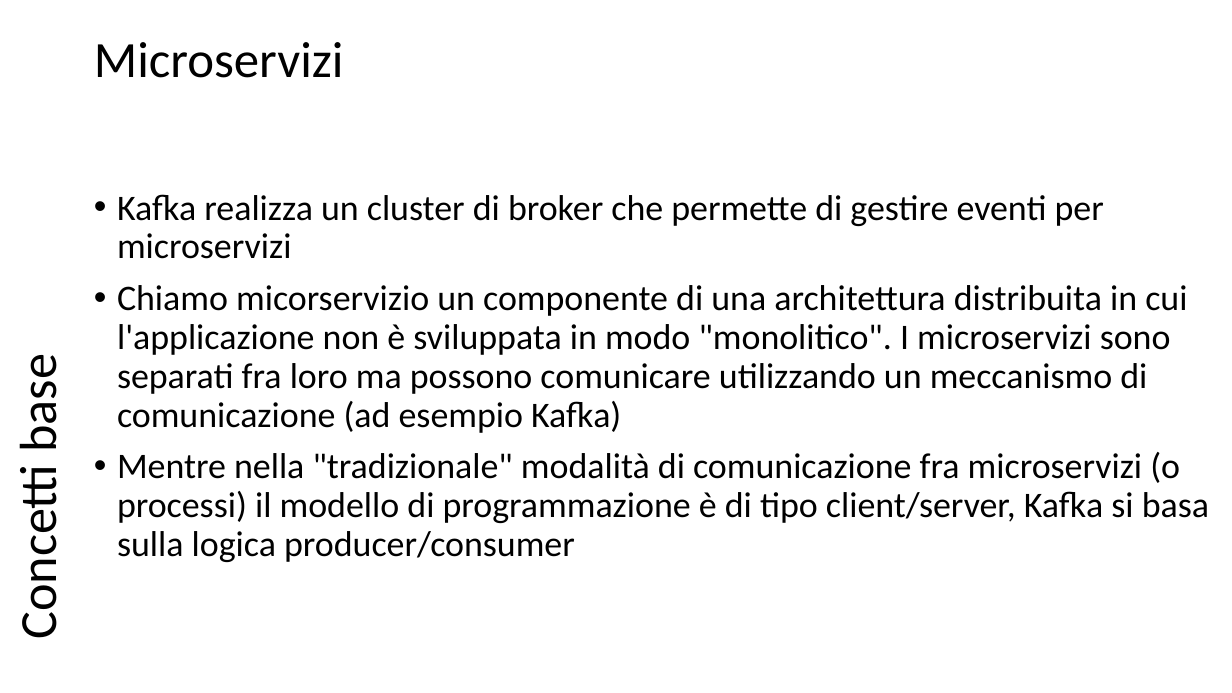
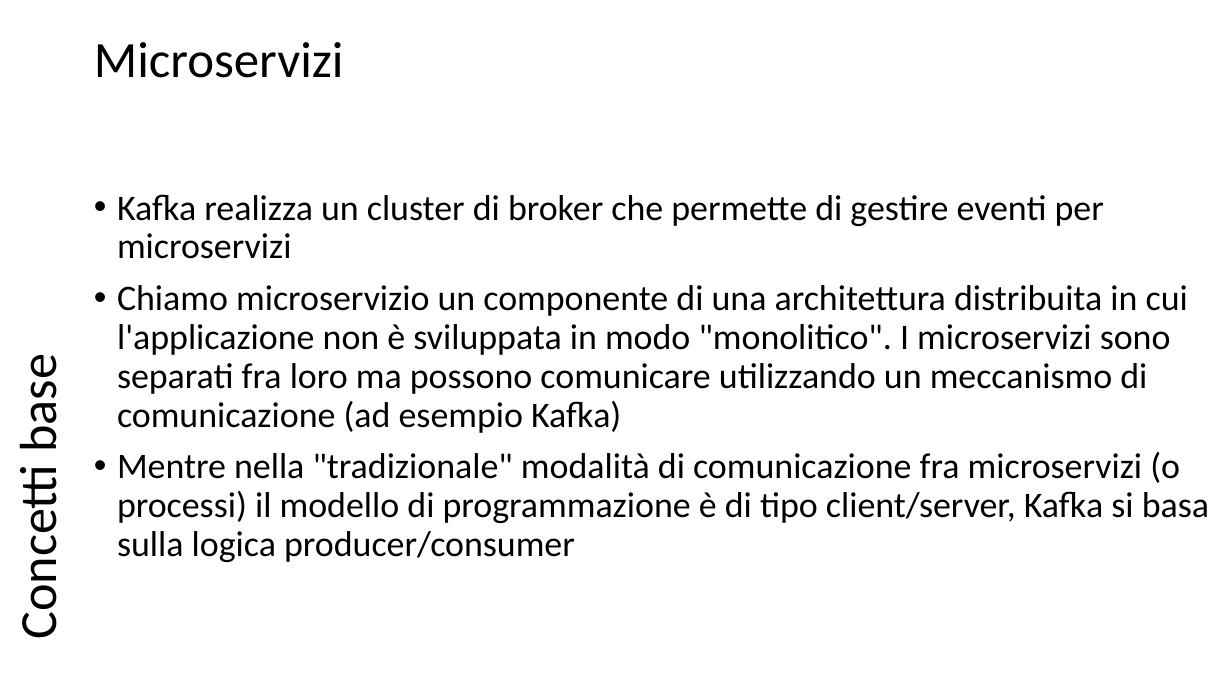
Before and after one commit to scastagnoli/academySisal, a slide deck: slide 4 of kafka.pptx. Drawn at 1232x693 pixels with LibreOffice and Linux fonts; fonts in the diff are those of the drawing. Boxes give left, top, right and bottom in pixels: in the first picture for what was removed or moved away, otherwise in the second. Text is boxed around its words. In the diff, an @@ line names an element or a change of style, - is before the commit and + after.

```diff
--- a/kafka.pptx
+++ b/kafka.pptx
@@ text at box(117, 285, 1188, 433): text changed @@
-• Chiamo micorservizio un componente di una architettura distribuita in cui l'applicazione non è sviluppata in modo "monolitico". I microservizi sono separati fra loro ma possono comunicare utilizzando un meccanismo di comunicazione (ad esempio Kafka)
+• Chiamo microservizio un componente di una architettura distribuita in cui l'applicazione non è sviluppata in modo "monolitico". I microservizi sono separati fra loro ma possono comunicare utilizzando un meccanismo di comunicazione (ad esempio Kafka)
```
Also in this commit, not shown: 5 other slides changed.
